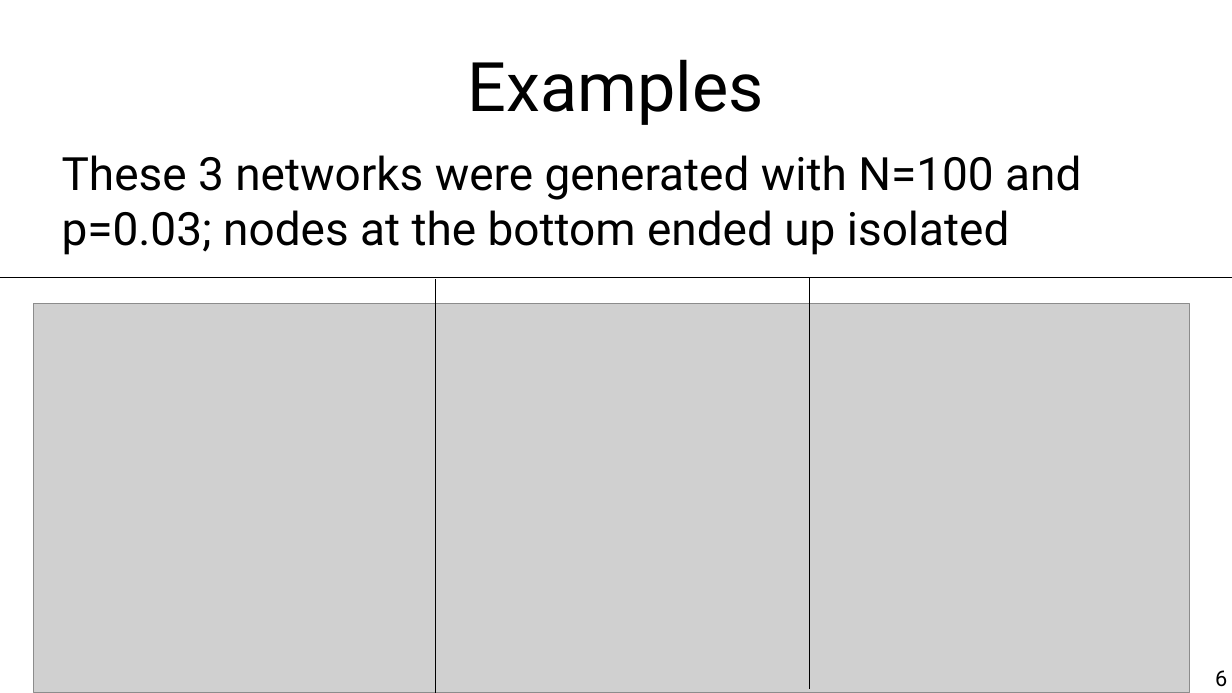
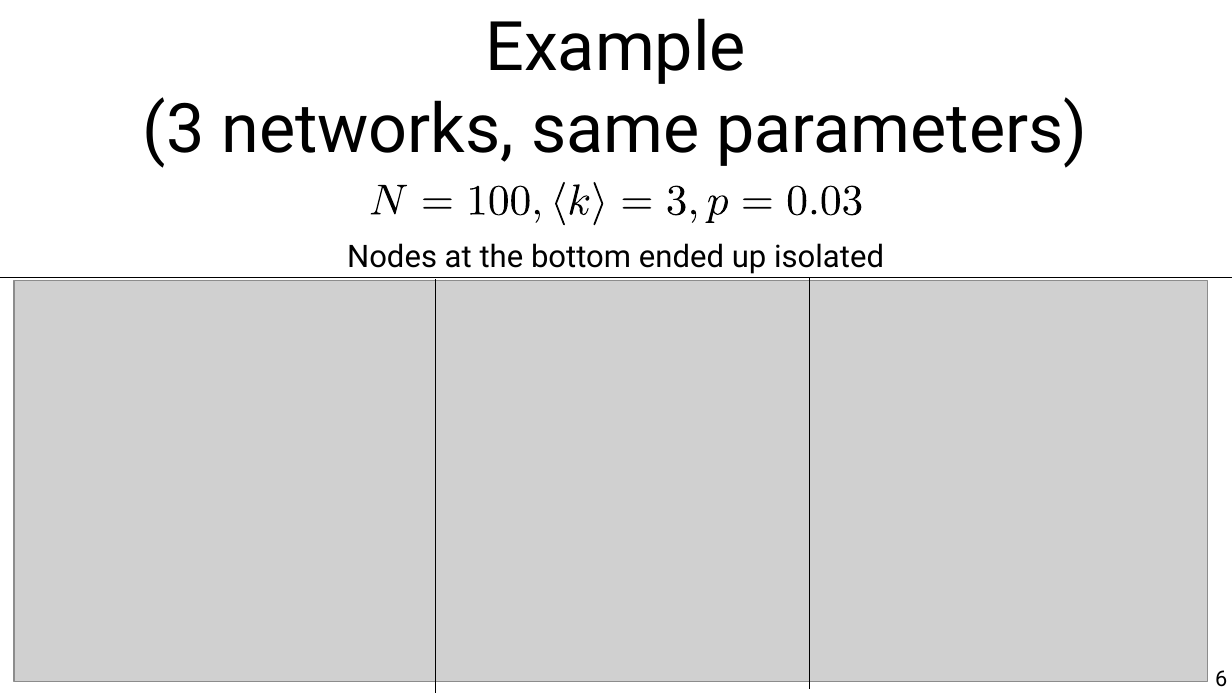
Before and after one commit to chatox/networks-science-course, a slide deck: slide 6 of theory/tt03_random_networks.odp. Drawn at 1232x693 pixels with LibreOffice and Linux fonts; fonts in the diff are those of the drawing; grey boxes stand for pictures. Boxes give left, top, right and bottom in pixels: in the first picture for what was removed or moved away, otherwise in the second. Text is boxed around its words. In the diff, an @@ line names an element or a change of style, - is before the commit and + after.

Commit message:
Example

```diff
--- a/theory/tt03_random_networks.odp
+++ b/theory/tt03_random_networks.odp
@@ title added at (x1=143, y1=18, x2=1087, y2=168), 44 pt, text #000000 @@
+Example
+(3 networks, same parameters)
@@ title removed at (x1=468, y1=59, x2=764, y2=125) @@
-Examples
@@ group added at (x1=369, y1=182, x2=863, y2=226): 19 freeform shapes @@
@@ text at (x1=347, y1=243, x2=884, y2=274): text changed; size 29.6 to 20 pt @@
-These 3 networks were generated with N=100 and p=0.03; nodes at the bottom ended up isolated
+Nodes at the bottom ended up isolated
@@ picture resized from (x1=34, y1=303, x2=1190, y2=692) to (x1=15, y1=281, x2=1207, y2=682) @@
```
Also in this commit, not shown: 8 other slides changed, 6 slides added.
